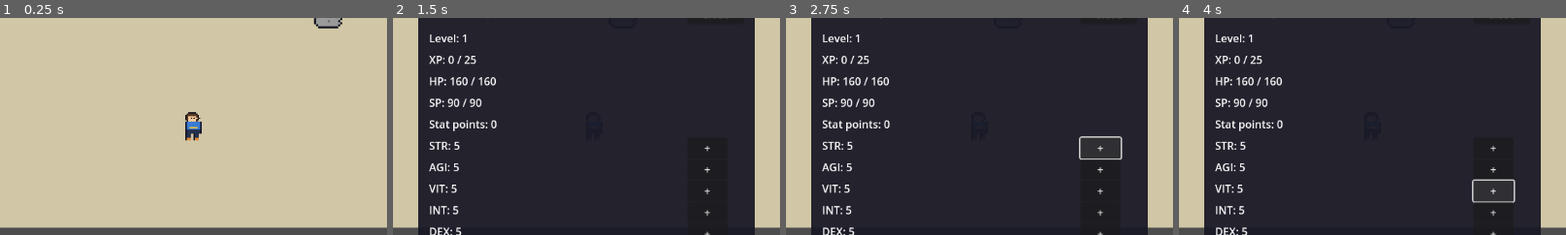
Above: before the commit, frames 1-4 (left to right).
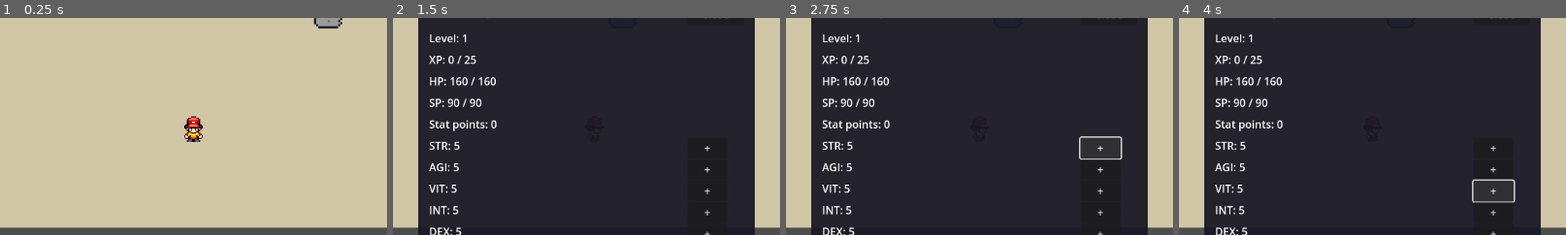
Above: after the commit, the same moments.

Repository: straviux/rok-online-clone
Game: Godot game, scene res://scenes/world/town.tscn
Same seed, same stepped clock (60 frames per second), same inputs: the game is played once before the commit and once after it.
Inputs (mouse positions are % of the whole screen's width and height, from its top left):
- Up to frame 1 (0.25 s): no input
- Up to frame 2 (1.5 s): tap Enter at 0.5, 1.25 s; move the mouse to (72, 45) at 0.52 s; hold D 0.53-1.25 s; tap C at 0.6 s; click (72, 45) at 0.67 s; drag from (30, 55) to (45, 70) at 1.27 s
- Up to frame 3 (2.75 s): click "+" at 2 s
- Up to frame 4 (4 s): click "+" at 2.75 s; click "+" at 3.5 s
The pictures show only the part of the screen within x 25-75%, y 25-75%; the shares and areas given below are measured in that part.

The runs differ from the first frame. In frame 1, 0.6% of the frame differs, in the area x 47-53%, y 43-58%; in frame 2, less than 0.1%; in frame 3, less than 0.1%; in frame 4, less than 0.1%.

Commit message:
Use finalbossblues chibi sprites: animated player walk, chibi NPCs

Diff:
--- a/scenes/player/player.tscn
+++ b/scenes/player/player.tscn
@@ -8,7 +8,7 @@
 [node name="Player" type="CharacterBody2D"]
 script = ExtResource("1_player")
 
-[node name="Sprite2D" type="Sprite2D" parent="."]
+[node name="AnimatedSprite2D" type="AnimatedSprite2D" parent="."]
 
 [node name="CollisionShape2D" type="CollisionShape2D" parent="."]
 shape = SubResource("RectangleShape2D_player")
--- /dev/null
+++ b/scripts/chibi_sprites.gd
@@ -0,0 +1,601 @@
+# ChibiSprites: character art from finalbossblues' free Asset Alliance
+# chibi sets (itch.io, 16-char collection), converted to code so the
+# project stays plain text and pushable (no PNG files in the repo).
+# Each frame is 16x32, stored as a colour palette plus rows of
+# single characters: '.' is transparent, any other character is an
+# index into that frame's palette. Frames are upscaled 2x with
+# nearest-neighbour, so they render at 32x64 in-game.
+#
+# Character picks (RPGMaker charset blocks):
+#   player = charsetA, column 4, row 2 (red cap, yellow shirt)
+#   shopkeeper = charsetA, column 1, row 2 (black suit)
+#   storage_keeper = charsetB, column 4, row 1 (blue hat)
+#   elder = charsetA, column 4, row 1 (brown coat)
+# To swap a character, re-extract a different block and replace
+# that character's frames here.
+class_name ChibiSprites
+extends RefCounted
+
+const FRAMES := {
+	"elder_stand": {
+		"palette": [Color8(31, 55, 67, 255), Color8(0, 0, 0, 255), Color8(50, 89, 110, 255), Color8(55, 144, 191, 255), Color8(191, 100, 61, 255), Color8(231, 160, 109, 255), Color8(255, 230, 213, 255), Color8(249, 193, 157, 255), Color8(172, 213, 255, 255), Color8(0, 32, 123, 255), Color8(100, 21, 14, 255), Color8(246, 255, 255, 255), Color8(24, 90, 205, 255), Color8(90, 33, 58, 255), Color8(100, 89, 104, 255), Color8(91, 68, 69, 255), Color8(223, 222, 210, 255), Color8(190, 138, 108, 255)],
+		"rows": [
+			"................",
+			"................",
+			"................",
+			"................",
+			"................",
+			"................",
+			"................",
+			"................",
+			"................",
+			"................",
+			"................",
+			"................",
+			".....AAABB......",
+			"...BBAACCCBB....",
+			"...ACCAAACCAB...",
+			"..ADDDDCABCDAB..",
+			".BDCDDDCABDCDCA.",
+			".BADDCDAABDDCDA.",
+			"..BCACCAAEBBABA.",
+			"..BBBBBAEFFBBBB.",
+			"..BGABBHHBBAGB..",
+			"..BGAIJHGJIAGB..",
+			"...BKLMGGMLKB...",
+			"....BKHGGHKB....",
+			"...NOOKKKKOON...",
+			"..NPPOBQQBOPPN..",
+			".KGNBPPPPPPBNGK.",
+			".KGGBBRNNRBBGGK.",
+			"..KKBNNRRNNBKK..",
+			"....BPPBBPPB....",
+			"...BRRKBBKRRB...",
+			"................",
+		],
+	},
+	"player_down_0": {
+		"palette": [Color8(90, 33, 58, 255), Color8(227, 0, 4, 255), Color8(255, 107, 93, 255), Color8(165, 29, 29, 255), Color8(1, 0, 5, 255), Color8(251, 255, 197, 255), Color8(31, 55, 67, 255), Color8(100, 21, 14, 255), Color8(0, 0, 0, 255), Color8(249, 193, 157, 255), Color8(172, 213, 255, 255), Color8(246, 255, 255, 255), Color8(76, 98, 131, 255), Color8(255, 230, 213, 255), Color8(143, 86, 59, 255), Color8(227, 178, 53, 255), Color8(255, 247, 25, 255)],
+		"rows": [
+			"................",
+			"................",
+			"................",
+			"................",
+			"................",
+			"................",
+			"................",
+			"................",
+			"................",
+			"................",
+			"................",
+			"................",
+			"................",
+			"......AAAA......",
+			"....ABCCCCBA....",
+			"...ADCCCCCCDA...",
+			"...EDDBBBBDDE...",
+			"...EDDBFFBDDE...",
+			"...EEDBBBBDEE...",
+			"..EEACCCCCCAEE..",
+			".EGEBCCCCCCBEGE.",
+			".EHEBIIIIIIBEHE.",
+			"..HJHKGJJGKHJH..",
+			"...EILMNNMLIE...",
+			"...HIHJNNJHHH...",
+			"..HNOPHHHHHNNH..",
+			"..HNIPQQQQHNNH..",
+			"...HIIPPPPIHH...",
+			"....IBBBPPBI....",
+			"....IIIIBBII....",
+			"....IMMMIII.....",
+			"................",
+		],
+	},
+	"player_down_1": {
+		"palette": [Color8(90, 33, 58, 255), Color8(227, 0, 4, 255), Color8(255, 107, 93, 255), Color8(165, 29, 29, 255), Color8(1, 0, 5, 255), Color8(251, 255, 197, 255), Color8(31, 55, 67, 255), Color8(100, 21, 14, 255), Color8(0, 0, 0, 255), Color8(249, 193, 157, 255), Color8(172, 213, 255, 255), Color8(246, 255, 255, 255), Color8(76, 98, 131, 255), Color8(255, 230, 213, 255), Color8(143, 86, 59, 255), Color8(227, 178, 53, 255), Color8(255, 247, 25, 255)],
+		"rows": [
+			"................",
+			"................",
+			"................",
+			"................",
+			"................",
+			"................",
+			"................",
+			"................",
+			"................",
+			"................",
+			"................",
+			"................",
+			"......AAAA......",
+			"....ABCCCCBA....",
+			"...ADCCCCCCDA...",
+			"...EDDBBBBDDE...",
+			"...EDDBFFBDDE...",
+			"...EEDBBBBDEE...",
+			"..EEACCCCCCAEE..",
+			".EGEBCCCCCCBEGE.",
+			".EHEBIIIIIIBEHE.",
+			"..HJHKGJJGKHJH..",
+			"...EILMNNMLIE...",
+			"....IHJNNJHI....",
+			"...HOPHHHHPOH...",
+			"..HBQQQQQQQQBH..",
+			".HNAQIPPPPIQANH.",
+			".HNNIBPPPPBINNH.",
+			"..HHIIBBBBIIHH..",
+			"....IOOIIOOI....",
+			"...IMMGIIGMMI...",
+			"................",
+		],
+	},
+	"player_down_2": {
+		"palette": [Color8(90, 33, 58, 255), Color8(227, 0, 4, 255), Color8(255, 107, 93, 255), Color8(165, 29, 29, 255), Color8(1, 0, 5, 255), Color8(251, 255, 197, 255), Color8(31, 55, 67, 255), Color8(100, 21, 14, 255), Color8(0, 0, 0, 255), Color8(249, 193, 157, 255), Color8(172, 213, 255, 255), Color8(246, 255, 255, 255), Color8(76, 98, 131, 255), Color8(255, 230, 213, 255), Color8(227, 178, 53, 255), Color8(143, 86, 59, 255), Color8(255, 247, 25, 255)],
+		"rows": [
+			"................",
+			"................",
+			"................",
+			"................",
+			"................",
+			"................",
+			"................",
+			"................",
+			"................",
+			"................",
+			"................",
+			"................",
+			"................",
+			"......AAAA......",
+			"....ABCCCCBA....",
+			"...ADCCCCCCDA...",
+			"...EDDBBBBDDE...",
+			"...EDDBFFBDDE...",
+			"...EEDBBBBDEE...",
+			"..EEACCCCCCAEE..",
+			".EGEBCCCCCCBEGE.",
+			".EHEBIIIIIIBEHE.",
+			"..HJHKGJJGKHJH..",
+			"...EILMNNMLIE...",
+			"...HHHJNNJHIH...",
+			"..HNNHHHHHOPNH..",
+			"..HNNHQQQQOINH..",
+			"...HHIOOOOIIH...",
+			"....IBOOBBBI....",
+			"....IIBBIIII....",
+			".....IIIMMMI....",
+			"................",
+		],
+	},
+	"player_left_0": {
+		"palette": [Color8(90, 33, 58, 255), Color8(227, 0, 4, 255), Color8(255, 107, 93, 255), Color8(165, 29, 29, 255), Color8(1, 0, 5, 255), Color8(251, 255, 197, 255), Color8(0, 0, 0, 255), Color8(31, 55, 67, 255), Color8(100, 21, 14, 255), Color8(249, 193, 157, 255), Color8(172, 213, 255, 255), Color8(191, 100, 61, 255), Color8(76, 98, 131, 255), Color8(255, 230, 213, 255), Color8(246, 255, 255, 255), Color8(227, 178, 53, 255), Color8(255, 247, 25, 255)],
+		"rows": [
+			"................",
+			"................",
+			"................",
+			"................",
+			"................",
+			"................",
+			"................",
+			"................",
+			"................",
+			"................",
+			"................",
+			"................",
+			"................",
+			"......AAAA......",
+			"....ABCCCCBA....",
+			"...ABCCCCBBDA...",
+			"...ABBBBBBDDE...",
+			"...EFFBBBBDDE...",
+			"...GEDBBDADDE...",
+			"..ACCCCCBBDAEE..",
+			".ACCCCCBGGEEEHE.",
+			".GGGGGGGGGGHHEE.",
+			"...IJHKLIJGGME..",
+			"...INMOJGGGEE...",
+			"...GNNNIIPIE....",
+			"....GGGIBQQI....",
+			".....IINNBQI....",
+			"...GGGINNBIG....",
+			"...GHGPIIGPGG...",
+			"....GGGGBBHHG...",
+			"........GMMG....",
+			"................",
+		],
+	},
+	"player_left_1": {
+		"palette": [Color8(90, 33, 58, 255), Color8(227, 0, 4, 255), Color8(255, 107, 93, 255), Color8(165, 29, 29, 255), Color8(1, 0, 5, 255), Color8(251, 255, 197, 255), Color8(0, 0, 0, 255), Color8(31, 55, 67, 255), Color8(100, 21, 14, 255), Color8(249, 193, 157, 255), Color8(172, 213, 255, 255), Color8(191, 100, 61, 255), Color8(76, 98, 131, 255), Color8(255, 230, 213, 255), Color8(246, 255, 255, 255), Color8(227, 178, 53, 255), Color8(255, 247, 25, 255), Color8(143, 86, 59, 255)],
+		"rows": [
+			"................",
+			"................",
+			"................",
+			"................",
+			"................",
+			"................",
+			"................",
+			"................",
+			"................",
+			"................",
+			"................",
+			"................",
+			"......AAAA......",
+			"....ABCCCCBA....",
+			"...ABCCCCBBDA...",
+			"...ABBBBBBDDE...",
+			"...EFFBBBBDDE...",
+			"...GEDBBDADDE...",
+			"..ACCCCCBBDAEE..",
+			".ACCCCCBGGEEEHE.",
+			".GGGGGGGGGGHHEE.",
+			"...IJHKLIJGGME..",
+			"...INMOJGGGEE...",
+			"...GNNNIIPI.....",
+			"....GGGIQQPI....",
+			".....IQQQQBI....",
+			"....GIPPRGBNI...",
+			"....GGPPBGNNI...",
+			".....GBBGGII....",
+			"....GHHGRRG.....",
+			"......GMMHG.....",
+			"................",
+		],
+	},
+	"player_left_2": {
+		"palette": [Color8(90, 33, 58, 255), Color8(227, 0, 4, 255), Color8(255, 107, 93, 255), Color8(165, 29, 29, 255), Color8(1, 0, 5, 255), Color8(251, 255, 197, 255), Color8(0, 0, 0, 255), Color8(31, 55, 67, 255), Color8(100, 21, 14, 255), Color8(249, 193, 157, 255), Color8(172, 213, 255, 255), Color8(191, 100, 61, 255), Color8(76, 98, 131, 255), Color8(255, 230, 213, 255), Color8(246, 255, 255, 255), Color8(227, 178, 53, 255), Color8(255, 247, 25, 255), Color8(143, 86, 59, 255)],
+		"rows": [
+			"................",
+			"................",
+			"................",
+			"................",
+			"................",
+			"................",
+			"................",
+			"................",
+			"................",
+			"................",
+			"................",
+			"................",
+			"................",
+			"......AAAA......",
+			"....ABCCCCBA....",
+			"...ABCCCCBBDA...",
+			"...ABBBBBBDDE...",
+			"...EFFBBBBDDE...",
+			"...GEDBBDADDE...",
+			"..ACCCCCBBDAEE..",
+			".ACCCCCBGGEEEHE.",
+			".GGGGGGGGGGHHEE.",
+			"...IJHKLIJGGME..",
+			"...INMOJGGGEE...",
+			"...GNNNIIPIII...",
+			"..GJGGGIQQPBNI..",
+			"..GJIIQQQQBNNI..",
+			"...GGIPPRGIII...",
+			"....GGPPBGGG....",
+			"....GMBBGGG.....",
+			"....GMMHG.......",
+			"................",
+		],
+	},
+	"player_right_0": {
+		"palette": [Color8(90, 33, 58, 255), Color8(227, 0, 4, 255), Color8(255, 107, 93, 255), Color8(165, 29, 29, 255), Color8(1, 0, 5, 255), Color8(251, 255, 197, 255), Color8(0, 0, 0, 255), Color8(31, 55, 67, 255), Color8(76, 98, 131, 255), Color8(249, 193, 157, 255), Color8(100, 21, 14, 255), Color8(191, 100, 61, 255), Color8(172, 213, 255, 255), Color8(246, 255, 255, 255), Color8(255, 230, 213, 255), Color8(227, 178, 53, 255), Color8(255, 247, 25, 255), Color8(143, 86, 59, 255)],
+		"rows": [
+			"................",
+			"................",
+			"................",
+			"................",
+			"................",
+			"................",
+			"................",
+			"................",
+			"................",
+			"................",
+			"................",
+			"................",
+			"................",
+			"......AAAA......",
+			"....ABCCCCBA....",
+			"...ADBBCCCCBA...",
+			"...EDDBBBBBBA...",
+			"...EDDBBBBFFE...",
+			"...EDDADBBDEG...",
+			"..EEADBBCCCCCA..",
+			".EHEEEGGBCCCCCA.",
+			".EEHHGGGGGGGGGG.",
+			"..EIGGJKLMHJK...",
+			"...EEGGGJNIOK...",
+			"...KKKPKKOOOG...",
+			"..KOBPQQKGGGJG..",
+			"..KOOBQQQQKKJG..",
+			"...KKKGRPPKGG...",
+			"....GGGBPPGG....",
+			".....GGGBBIG....",
+			".......GHIIG....",
+			"................",
+		],
+	},
+	"player_right_1": {
+		"palette": [Color8(90, 33, 58, 255), Color8(227, 0, 4, 255), Color8(255, 107, 93, 255), Color8(165, 29, 29, 255), Color8(1, 0, 5, 255), Color8(251, 255, 197, 255), Color8(0, 0, 0, 255), Color8(31, 55, 67, 255), Color8(76, 98, 131, 255), Color8(249, 193, 157, 255), Color8(100, 21, 14, 255), Color8(191, 100, 61, 255), Color8(172, 213, 255, 255), Color8(246, 255, 255, 255), Color8(255, 230, 213, 255), Color8(227, 178, 53, 255), Color8(255, 247, 25, 255), Color8(143, 86, 59, 255)],
+		"rows": [
+			"................",
+			"................",
+			"................",
+			"................",
+			"................",
+			"................",
+			"................",
+			"................",
+			"................",
+			"................",
+			"................",
+			"................",
+			"......AAAA......",
+			"....ABCCCCBA....",
+			"...ADBBCCCCBA...",
+			"...EDDBBBBBBA...",
+			"...EDDBBBBFFE...",
+			"...EDDADBBDEG...",
+			"..EEADBBCCCCCA..",
+			".EHEEEGGBCCCCCA.",
+			".EEHHGGGGGGGGGG.",
+			"..EIGGJKLMHJK...",
+			"...EEGGGJNIOK...",
+			".....KPKKOOOG...",
+			"....KPQQKGGG....",
+			"....KBQQQQK.....",
+			"...KOBGRPPKG....",
+			"...KOOGBPPGG....",
+			"....KKGGBBG.....",
+			".....GRRGHHG....",
+			".....GHIIG......",
+			"................",
+		],
+	},
+	"player_right_2": {
+		"palette": [Color8(90, 33, 58, 255), Color8(227, 0, 4, 255), Color8(255, 107, 93, 255), Color8(165, 29, 29, 255), Color8(1, 0, 5, 255), Color8(251, 255, 197, 255), Color8(0, 0, 0, 255), Color8(31, 55, 67, 255), Color8(76, 98, 131, 255), Color8(249, 193, 157, 255), Color8(100, 21, 14, 255), Color8(191, 100, 61, 255), Color8(172, 213, 255, 255), Color8(246, 255, 255, 255), Color8(255, 230, 213, 255), Color8(227, 178, 53, 255), Color8(255, 247, 25, 255)],
+		"rows": [
+			"................",
+			"................",
+			"................",
+			"................",
+			"................",
+			"................",
+			"................",
+			"................",
+			"................",
+			"................",
+			"................",
+			"................",
+			"................",
+			"......AAAA......",
+			"....ABCCCCBA....",
+			"...ADBBCCCCBA...",
+			"...EDDBBBBBBA...",
+			"...EDDBBBBFFE...",
+			"...EDDADBBDEG...",
+			"..EEADBBCCCCCA..",
+			".EHEEEGGBCCCCCA.",
+			".EEHHGGGGGGGGGG.",
+			"..EIGGJKLMHJK...",
+			"...EEGGGJNIOK...",
+			"....EKPKKOOOG...",
+			"....KQQBKGGG....",
+			"....KQBOOKK.....",
+			"....GKBOOKGGG...",
+			"...GGPGKKPGHG...",
+			"...GHHBBGGGG....",
+			"....GIIG........",
+			"................",
+		],
+	},
+	"player_up_0": {
+		"palette": [Color8(90, 33, 58, 255), Color8(227, 0, 4, 255), Color8(255, 107, 93, 255), Color8(165, 29, 29, 255), Color8(1, 0, 5, 255), Color8(31, 55, 67, 255), Color8(76, 98, 131, 255), Color8(0, 0, 0, 255), Color8(100, 21, 14, 255), Color8(255, 247, 25, 255), Color8(249, 193, 157, 255), Color8(255, 230, 213, 255), Color8(227, 178, 53, 255)],
+		"rows": [
+			"................",
+			"................",
+			"................",
+			"................",
+			"................",
+			"................",
+			"................",
+			"................",
+			"................",
+			"................",
+			"................",
+			"................",
+			"................",
+			".....AAAAAA.....",
+			"....ABBBBBBA....",
+			"....BAAAAAAB....",
+			"....ABCCCCBA....",
+			"...ADCCCCCCDA...",
+			"...EDBCCCCBDE...",
+			"..EEDDBBBBDDEE..",
+			".EFEDDDDDDDDEFE.",
+			".EEFEDDCCDDEFEE.",
+			"..EGGEEEEEEGGE..",
+			"...EGFFGFGGHE...",
+			"...IHHGFFFJBI...",
+			"..IKBJHHHJBLLI..",
+			"..IKBJJJJJBLLI..",
+			"...IHHMMMMHII...",
+			"....HBBMMMBH....",
+			"....HHHBBBHH....",
+			".....HGGFH......",
+			"................",
+		],
+	},
+	"player_up_1": {
+		"palette": [Color8(90, 33, 58, 255), Color8(227, 0, 4, 255), Color8(255, 107, 93, 255), Color8(165, 29, 29, 255), Color8(1, 0, 5, 255), Color8(31, 55, 67, 255), Color8(76, 98, 131, 255), Color8(0, 0, 0, 255), Color8(100, 21, 14, 255), Color8(227, 178, 53, 255), Color8(255, 247, 25, 255), Color8(255, 230, 213, 255), Color8(143, 86, 59, 255)],
+		"rows": [
+			"................",
+			"................",
+			"................",
+			"................",
+			"................",
+			"................",
+			"................",
+			"................",
+			"................",
+			"................",
+			"................",
+			"................",
+			".....AAAAAA.....",
+			"....ABBBBBBA....",
+			"....BAAAAAAB....",
+			"....ABCCCCBA....",
+			"...ADCCCCCCDA...",
+			"...EDBCCCCBDE...",
+			"..EEDDBBBBDDEE..",
+			".EFEDDDDDDDDEFE.",
+			".EEFEDDCCDDEFEE.",
+			"..EGGEEEEEEGGE..",
+			"...EGFFGFGGHE...",
+			"....HHGFFFHH....",
+			"...IJKHHHHKJI...",
+			"..IBKKKKKKKKBI..",
+			".ILBBHJJJJHBBLI.",
+			".ILLHBJJJJBHLLI.",
+			"..IIHHBBBBHHII..",
+			"....HMMHHMMH....",
+			"...HGGFHHFGGH...",
+			"................",
+		],
+	},
+	"player_up_2": {
+		"palette": [Color8(90, 33, 58, 255), Color8(227, 0, 4, 255), Color8(255, 107, 93, 255), Color8(165, 29, 29, 255), Color8(1, 0, 5, 255), Color8(31, 55, 67, 255), Color8(76, 98, 131, 255), Color8(0, 0, 0, 255), Color8(100, 21, 14, 255), Color8(255, 247, 25, 255), Color8(255, 230, 213, 255), Color8(249, 193, 157, 255), Color8(227, 178, 53, 255)],
+		"rows": [
+			"................",
+			"................",
+			"................",
+			"................",
+			"................",
+			"................",
+			"................",
+			"................",
+			"................",
+			"................",
+			"................",
+			"................",
+			"................",
+			".....AAAAAA.....",
+			"....ABBBBBBA....",
+			"....BAAAAAAB....",
+			"....ABCCCCBA....",
+			"...ADCCCCCCDA...",
+			"...EDBCCCCBDE...",
+			"..EEDDBBBBDDEE..",
+			".EFEDDDDDDDDEFE.",
+			".EEFEDDCCDDEFEE.",
+			"..EGGEEEEEEGGE..",
+			"...EEFFGFGGHE...",
+			"...IBJFFFGHHI...",
+			"..IKKBJHHHJBLI..",
+			"..IKKBJJJJJBLI..",
+			"...IIHMMMMHHI...",
+			"....HBMMMBBH....",
+			"....HHBBBHHH....",
+			"......HFGGH.....",
+			"................",
+		],
+	},
+	"shopkeeper_stand": {
+		"palette": [Color8(1, 0, 5, 255), Color8(31, 55, 67, 255), Color8(55, 144, 191, 255), Color8(50, 89, 110, 255), Color8(118, 176, 154, 255), Color8(251, 255, 197, 255), Color8(255, 230, 213, 255), Color8(249, 193, 157, 255), Color8(76, 98, 131, 255), Color8(0, 0, 0, 255), Color8(191, 100, 61, 255), Color8(172, 213, 255, 255), Color8(246, 255, 255, 255), Color8(44, 116, 55, 255), Color8(100, 21, 14, 255)],
+		"rows": [
+			"................",
+			"................",
+			"................",
+			"................",
+			"................",
+			"................",
+			"................",
+			"................",
+			"................",
+			"................",
+			"................",
+			"................",
+			"......A..B......",
+			"....ACADBDC.....",
+			"....ACBCDCCA....",
+			"...ADDDCCCDCA...",
+			"...BCDBCCDBDE...",
+			"..BEDCBCDDDEFB..",
+			"..BFECGGGHCFEB..",
+			"..ICFHGGGGHBIA..",
+			"..JGBJGGGGJBGJ..",
+			"..JGKLBHHBLKGJ..",
+			"...JKMNGGNMKJ...",
+			"....JOHIIHOJ....",
+			"...JBJBJJBJBJ...",
+			"..JBBDJLMJDBBJ..",
+			".OGBJDJMMJDJBGO.",
+			".OGGJBJBBJBJGGO.",
+			"..OOJBJDDJBJOO..",
+			"....JJBJJBJJ....",
+			"...JCCBJJBCCJ...",
+			"................",
+		],
+	},
+	"storage_keeper_stand": {
+		"palette": [Color8(5, 84, 147, 255), Color8(41, 54, 79, 255), Color8(37, 140, 181, 255), Color8(0, 0, 0, 255), Color8(255, 255, 255, 255), Color8(100, 21, 14, 255), Color8(120, 205, 249, 255), Color8(177, 85, 46, 255), Color8(220, 131, 36, 255), Color8(249, 193, 157, 255), Color8(172, 213, 255, 255), Color8(44, 140, 216, 255), Color8(255, 230, 213, 255), Color8(191, 100, 61, 255), Color8(115, 23, 45, 255)],
+		"rows": [
+			"................",
+			"................",
+			"................",
+			"................",
+			"................",
+			"................",
+			"................",
+			"................",
+			"................",
+			"................",
+			"................",
+			"................",
+			"................",
+			"......AABB......",
+			"....BACCCCAB....",
+			"...BACCCCAAAB...",
+			"..DAACEEEECAAD..",
+			"..DAAEFFFFEAAD..",
+			"..BDGHIIIHHGAB..",
+			".BCAFHIHHIHFACB.",
+			"BCCBDFFJHFFDBCCB",
+			"BDDHDKDJJDKDHDDB",
+			"..FIFELMMLEFIF..",
+			".FHIFFJMMJFFIHF.",
+			"..FHFCFFFFCFHF..",
+			"..DACDCEBCDCAD..",
+			".FMMBDACECDBMMF.",
+			".FMMDGCCAAGDMMF.",
+			"..FFDAEEEEADFF..",
+			"....DDNDONDD....",
+			"....DEGDDGED....",
+			"................",
+		],
+	},
+}
+
+const _CHARSET := "ABCDEFGHIJKLMNOPQRSTUVWXYZabcdefghijklmnopqrstuvwxyz0123456789"
+static var _cache := {}
+
+static func frame_texture(frame_id: String) -> Texture2D:
+	if _cache.has(frame_id):
+		return _cache[frame_id]
+	var data: Dictionary = FRAMES.get(frame_id, {})
+	if data.is_empty():
+		return null
+	var palette: Array = data["palette"]
+	var rows: Array = data["rows"]
+	var img := Image.create(16, 32, false, Image.FORMAT_RGBA8)
+	for y in rows.size():
+		var row: String = rows[y]
+		for x in row.length():
+			var ch: String = row[x]
+			if ch == ".":
+				continue
+			var idx: int = _CHARSET.find(ch)
+			if idx >= 0 and idx < palette.size():
+				img.set_pixel(x, y, palette[idx])
+	img.resize(32, 64, Image.INTERPOLATE_NEAREST)
+	var tex := ImageTexture.create_from_image(img)
+	_cache[frame_id] = tex
+	return tex
--- a/scripts/npc.gd
+++ b/scripts/npc.gd
@@ -17,15 +17,19 @@
 
 
 func _ready() -> void:
+	# Chibi standing frames (finalbossblues set, via chibi_sprites.gd).
+	# Frames are 32x64; offset -8 keeps the feet at the bottom of
+	# the 32x48 collision box.
+	sprite.offset = Vector2(0, -8)
 	if npc_type == "storage":
 		name_label.text = "Storage"
-		sprite.texture = SpriteData.get_texture("storage_keeper")
+		sprite.texture = ChibiSprites.frame_texture("storage_keeper_stand")
 	elif npc_type == "quest":
 		name_label.text = "Elder"
-		sprite.texture = SpriteData.get_texture("elder")
+		sprite.texture = ChibiSprites.frame_texture("elder_stand")
 	else:
 		name_label.text = "Shop"
-		sprite.texture = SpriteData.get_texture("shopkeeper")
+		sprite.texture = ChibiSprites.frame_texture("shopkeeper_stand")
 	prompt_label.visible = false
 	interact_area.body_entered.connect(_on_body_entered)
 	interact_area.body_exited.connect(_on_body_exited)
--- a/scripts/player.gd
+++ b/scripts/player.gd
@@ -73,7 +73,9 @@
 var _damage_number_scene: PackedScene = preload("res://scenes/ui/damage_number.tscn")
 var _fire_bolt_scene: PackedScene = preload("res://scenes/skills/fire_bolt.tscn")
 
-@onready var sprite: Sprite2D = $Sprite2D
+@onready var sprite: AnimatedSprite2D = $AnimatedSprite2D
+
+var _facing: String = "down"
 
 
 func xp_to_next() -> int:
@@ -160,15 +162,34 @@
 	else:
 		hp = float(max_hp)
 		sp = float(max_sp)
-	# Pixel-art sprite, generated at runtime from scripts/sprite_data.gd
-	# (no image files, so the whole project stays pushable as text).
-	# The blue box below is only a last-resort fallback.
-	if sprite.texture == null:
-		sprite.texture = SpriteData.get_texture("player")
-	if sprite.texture == null:
+	# Chibi walk/idle animations from scripts/chibi_sprites.gd
+	# (finalbossblues chibi set, converted to code so the project
+	# stays pushable as text — no PNG files in the repo).
+	# Frames are 32x64; offset -8 keeps the feet at the bottom of
+	# the 28x44 collision box instead of floating below it.
+	sprite.offset = Vector2(0, -8)
+	var frames := SpriteFrames.new()
+	for direction in ["down", "left", "right", "up"]:
+		frames.add_animation("walk_" + direction)
+		frames.set_animation_loop("walk_" + direction, true)
+		frames.set_animation_speed("walk_" + direction, 8.0)
+		for frame_index in [0, 1, 2, 1]:
+			var tex: Texture2D = ChibiSprites.frame_texture("player_" + direction + "_" + str(frame_index))
+			if tex != null:
+				frames.add_frame("walk_" + direction, tex)
+		frames.add_animation("idle_" + direction)
+		frames.set_animation_loop("idle_" + direction, true)
+		var stand: Texture2D = ChibiSprites.frame_texture("player_" + direction + "_1")
+		if stand != null:
+			frames.add_frame("idle_" + direction, stand)
+	if frames.get_animation_names().is_empty():
+		# Last-resort fallback: a blue box so the player is never invisible.
 		var image := Image.create(32, 48, false, Image.FORMAT_RGBA8)
 		image.fill(Color(0.35, 0.65, 1.0))
-		sprite.texture = ImageTexture.create_from_image(image)
+		frames.add_animation("idle_down")
+		frames.add_frame("idle_down", ImageTexture.create_from_image(image))
+	sprite.sprite_frames = frames
+	sprite.play("idle_down")
 
 
 func set_target(new_target: Node) -> void:
@@ -414,12 +435,24 @@
 	else:
 		_click_stuck_timer = 0.0
 
-	if velocity.x < 0.0:
-		sprite.flip_h = true
-	elif velocity.x > 0.0:
-		sprite.flip_h = false
+	_update_animation()
 
 	_attack_target(delta)
+
+
+func _update_animation() -> void:
+	if velocity.length() > 0.0:
+		if abs(velocity.x) >= abs(velocity.y):
+			_facing = "left" if velocity.x < 0.0 else "right"
+		else:
+			_facing = "up" if velocity.y < 0.0 else "down"
+		var walk_animation := "walk_" + _facing
+		if sprite.animation != walk_animation:
+			sprite.play(walk_animation)
+	else:
+		var idle_animation := "idle_" + _facing
+		if sprite.animation != idle_animation:
+			sprite.play(idle_animation)
 
 
 func _attack_target(delta: float) -> void:
